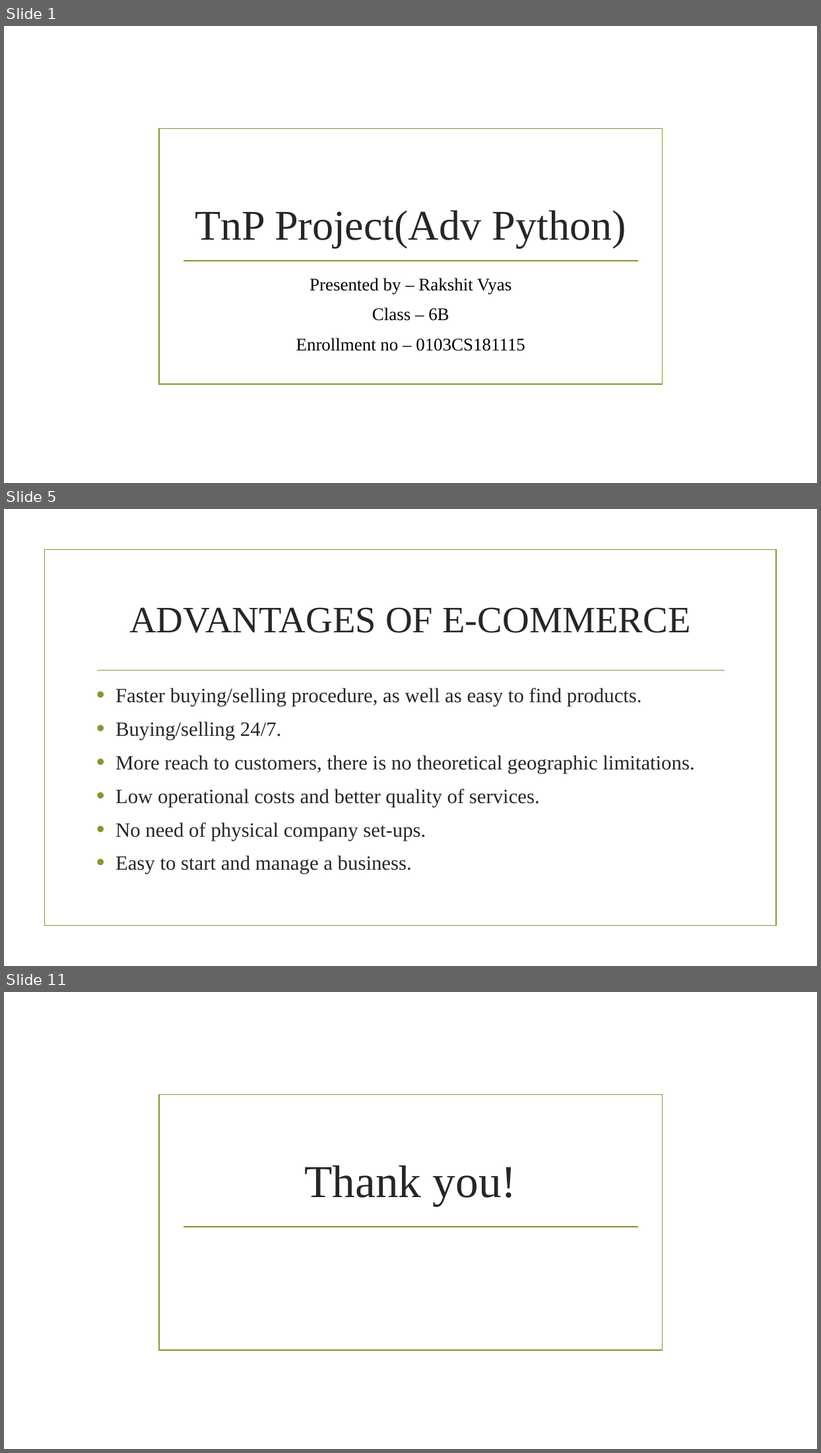
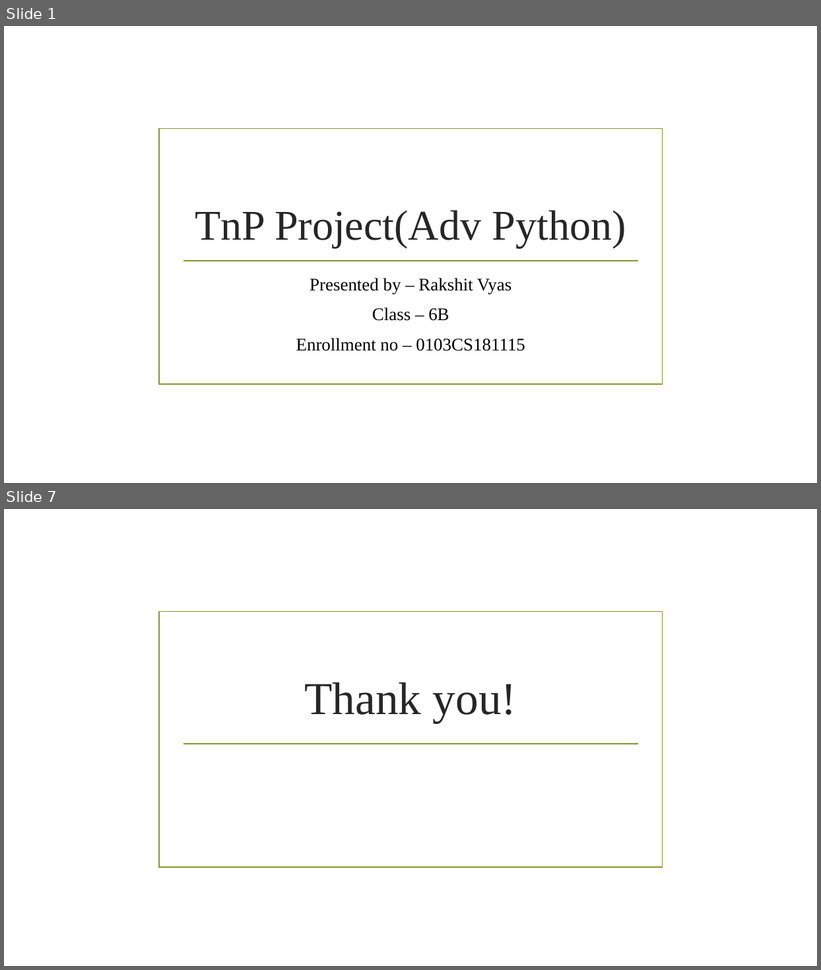
Before and after one commit to rkvyas98/quizApp, a slide deck: QuizApp PPT.pptx. Shown one above the other, each under a label of ours: slides 1, 5 and 11 before the commit, slides 1 and 7 after it; the slides between them are not shown. The pictures are 821x1453 and 821x970 pixels, drawn with LibreOffice and Linux fonts; fonts in the diff are those of the drawing; background and template pictures are left out. Boxes give left, top, right and bottom in pixels: in the first picture for what was removed or moved away, otherwise in the second. Text is boxed around its words. In the diff, an @@ line names an element or a change of style, - is before the commit and + after.

```diff
--- a/QuizApp PPT.pptx
+++ b/QuizApp PPT.pptx
@@ slide 5 removed at (4, 509, 817, 966), background picture (left out) @@
@@ rectangle removed at (44, 550, 776, 926) @@
@@ title removed at (129, 607, 690, 633) @@
-ADVANTAGES OF E-COMMERCE
@@ line removed from (97, 671) to (725, 671) @@
@@ text removed at (116, 688, 694, 874) @@
-• Faster buying/selling procedure, as well as easy to find products.
-• Buying/selling 24/7.
-• More reach to customers, there is no theoretical geographic limitations.
-• Low operational costs and better quality of services.
-• No need of physical company set-ups.
-• Easy to start and manage a business.
@@ what was slide 11 is now slide 7 @@
```
Also in this commit, not shown: 5 slides changed, 3 other slides removed.
